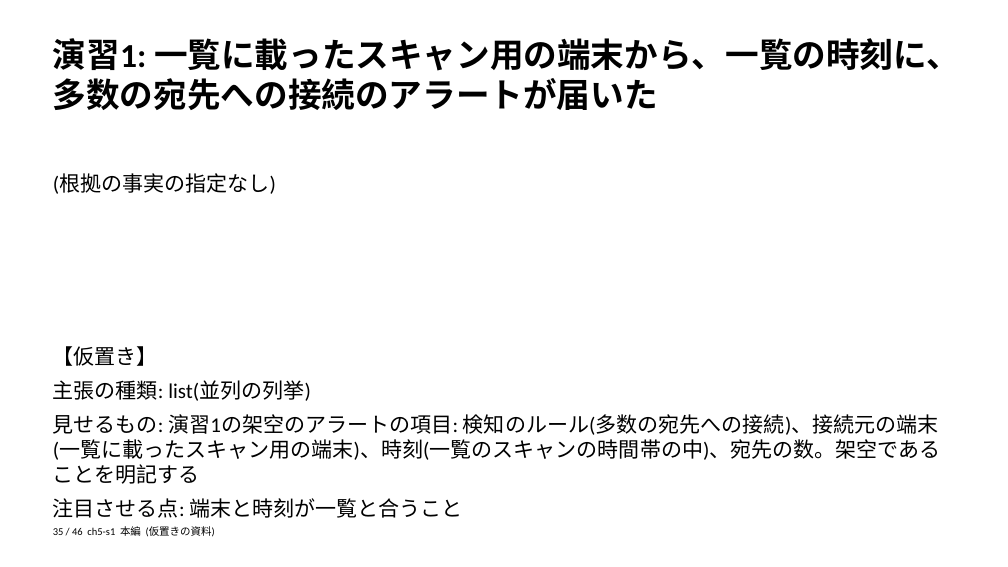
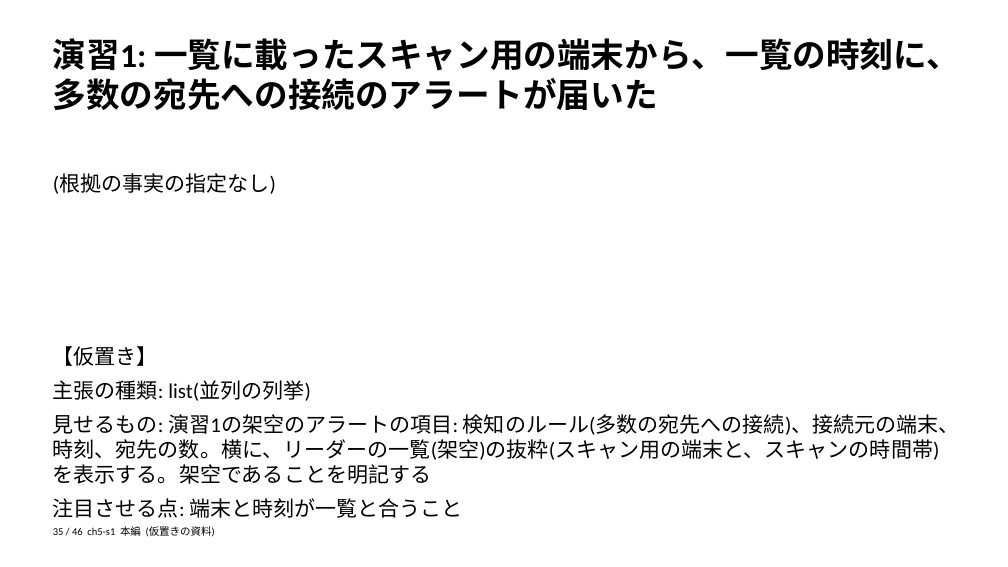
Before and after one commit to zyuuryuu/PPTX-Planner, a slide deck: slide 35 of trial/deck/preview/placeholder.pptx. Drawn at 1008x567 pixels with LibreOffice and Linux fonts; fonts in the diff are those of the drawing. Boxes give left, top, right and bottom in pixels: in the first picture for what was removed or moved away, otherwise in the second. Text is boxed around its words. In the diff, an @@ line names an element or a change of style, - is before the commit and + after.

```diff
--- a/trial/deck/preview/placeholder.pptx
+++ b/trial/deck/preview/placeholder.pptx
@@ text at [53, 414, 960, 484]: text changed @@
-見せるもの: 演習1の架空のアラートの項目: 検知のルール(多数の宛先への接続)、接続元の端末(一覧に載ったスキャン用の端末)、時刻(一覧のスキャンの時間帯の中)、宛先の数。架空であることを明記する
+見せるもの: 演習1の架空のアラートの項目: 検知のルール(多数の宛先への接続)、接続元の端末、時刻、宛先の数。横に、リーダーの一覧(架空)の抜粋(スキャン用の端末と、スキャンの時間帯)を表示する。架空であることを明記する
```
Also in this commit, not shown: 8 other slides changed, 4 other files.
